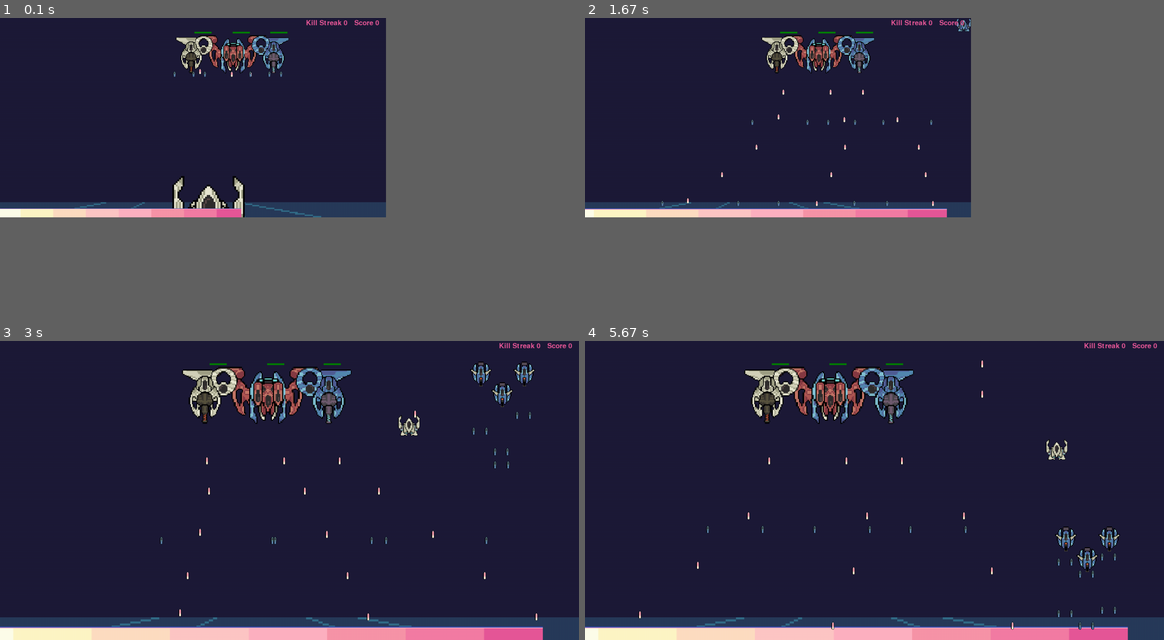
Above: before the commit, frames 1-4 (two rows, left to right).
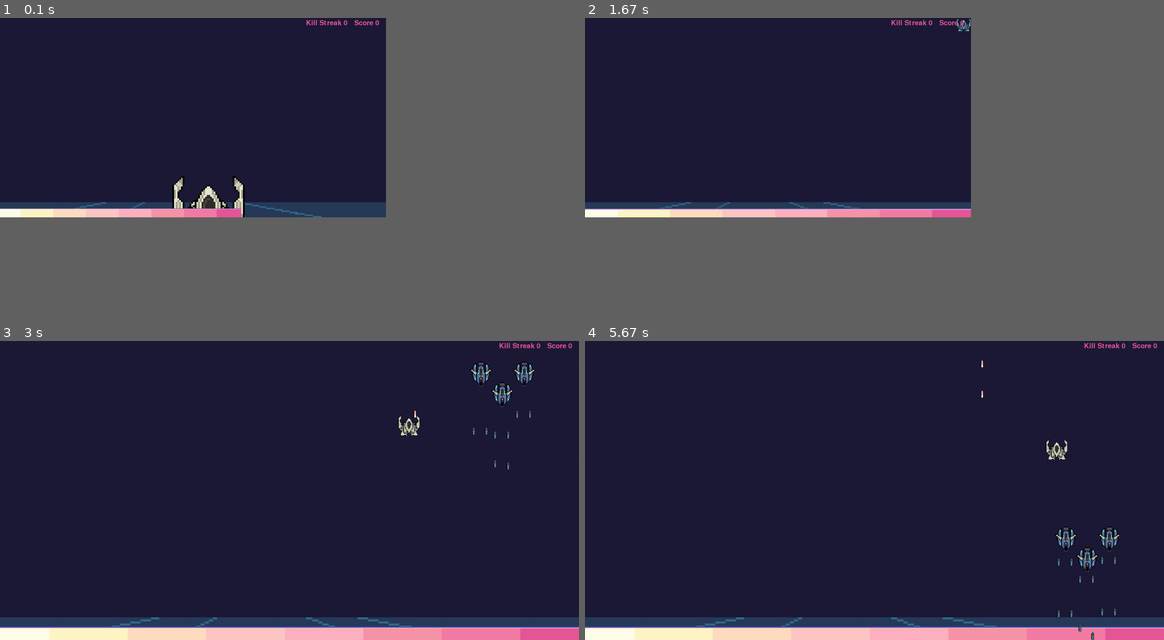
Above: after the commit, the same moments.

Repository: RafaBessa/Shadow_Light_bh_pygame
Game: pygame game, started from Game.py
Same seed, same stepped clock (60 frames per second), same inputs: the game is played once before the commit and once after it.
Inputs:
- Up to frame 1 (0.1 s): no input
- Up to frame 2 (1.67 s): hold D 0.33-0.8 s; hold W 0.83-1.13 s; tap Space at 0.9, 1.23, 1.53 s; tap E at 0.98 s; hold D 1.17-1.63 s
- Up to frame 3 (3 s): hold A 1.67-2.2 s; tap Space at 1.73, 2.03, 2.3, 2.97 s; hold S 2.23-2.53 s; tap E at 2.38 s; tap - at 2.57 s; hold A from 2.9 s (still down)
- Up to frame 4 (5.67 s): tap Space at 3.27, 3.4, 3.8, 4.1, 4.47, 4.87, 5.17, 5.37 s; release A at 3.3 s; hold W 3.33-3.7 s; tap E at 3.48, 4.95 s; hold D 3.73-4.37 s; hold S 4.4-4.77 s; hold A 4.8-5.27 s; hold D from 5.3 s (still down)

The runs differ from the first frame. In frame 1, 1.5% of the frame differs, in the area x 29-50%, y 4-20%; in frame 2, 2.1%; in frame 3, 4.7%, in the area x 2-100%, y 7-100%; in frame 4, 4.7%.

Commit message:
commitando

Diff:
--- a/GameMaster.py
+++ b/GameMaster.py
@@ -1,4 +1,5 @@
 from copy import copy
+from math import exp, log
 
 import pygame
 import MovimentoMob as mm
@@ -40,10 +41,11 @@
 
         self.colors = [ColorEnum.Light, ColorEnum.Shadow]
 
+        self.speed = 2
+        self.acceleration = .1
+
         self.ASSETS = IMG_ASSETS
         self.SCALE = SCALE_ASSETS
-        self.speed = 2
-        self.acceleration = .1
         self.bossFreq = 5
         self.bosscount = 0
         self.bossY = [50, 100, 150, 200]
@@ -68,17 +70,22 @@
 
     def next_level(self, inimigos, shape):
         self.lvl += 1
+        self.quant = [i + 1 for i in self.quant]
+        self.speed = self.speed*1.1
 
         if self.ShootTypeProb["Basic"] > 0:
             for key in self.ShootTypeProb:
                 self.ShootTypeProb[key] -= self.LevelShootProbRearanger[key]
-        self.quant = [i + 1 for i in self.quant]
-        self.speed = self.speed * 1.1
+
         if (self.lvl % self.bossFreq) == 0:
             inimigos = self.spawboss(inimigos, shape)
         else:
             for i in range(self.lvl):
                 inimigos = self.more(inimigos, shape)
+
+        if 5 > self.lvl > 3 and random.random() > .5:
+            self.spawnAglomerate(inimigos, shape)
+
         return inimigos
 
     def more(self, inimigos, shape):
@@ -103,8 +110,6 @@
         inimigos.criarSwarm(formation, quant, key, startcoordinates, space, shape, speed,
                             acceleration, self.ASSETS, self.SCALE, color, mov, cd=cd,
                             shootStrategy=self.ShootType[wr.random()])
-        if True:
-            self.spawnAglomerate(inimigos, shape)
         return inimigos
 
     def spawboss(self, inimigos, shape):
@@ -133,24 +138,26 @@
         self.bosscount += 1
         formation = inimigos.EnumFormations.LINE
         key = random.choice(self.Multiple_keys)
-        startcoordinates = [shape[0]/2, 50]
+        startcoordinates = [shape[0] / 2, 50]
         speed = 1
         acceleration = 0
         color = random.choice(self.colors)
         mov = mm.Mov_HorizontalAglom()
-        life = 100
-        cd = random.choice(self.cooldowns)
-        cd = random.triangular(cd - 0.1, cd, cd + 0.1)
+        life = 50
+        cd = .4
 
-        inimigos.criar(self.Component_key[key][0], copy(startcoordinates), shape, speed, acceleration, self.ASSETS, ColorEnum.Light, mov_strat=mov,
-                       life=life, cd=cd/3, shootStrategy=PS.Shoot_Spread_Triple())
+        inimigos.criar(self.Component_key[key][0], copy(startcoordinates), shape, speed, acceleration, self.ASSETS,
+                       color, mov_strat=mov,
+                       life=life, cd=cd / 3, shootStrategy=PS.Shoot_Spread_Triple())
 
         startcoordinates[0] -= 58
-        inimigos.criar(self.Component_key[key][1], copy(startcoordinates), shape, speed, acceleration, self.ASSETS, color, mov_strat=mov,
+        inimigos.criar(self.Component_key[key][1], copy(startcoordinates), shape, speed, acceleration, self.ASSETS,
+                       ColorEnum.Light, mov_strat=mov,
                        life=life, cd=cd, shootStrategy=PS.Shoot_Spread_Triple())
 
         startcoordinates[0] += 220
-        inimigos.criar(self.Component_key[key][2], copy(startcoordinates), shape, speed, acceleration, self.ASSETS, ColorEnum.Shadow, mov_strat=mov,
+        inimigos.criar(self.Component_key[key][2], copy(startcoordinates), shape, speed, acceleration, self.ASSETS,
+                       ColorEnum.Shadow, mov_strat=mov,
                        life=life, cd=cd, shootStrategy=PS.Shoot_Spread_Triple())
 
         return inimigos
